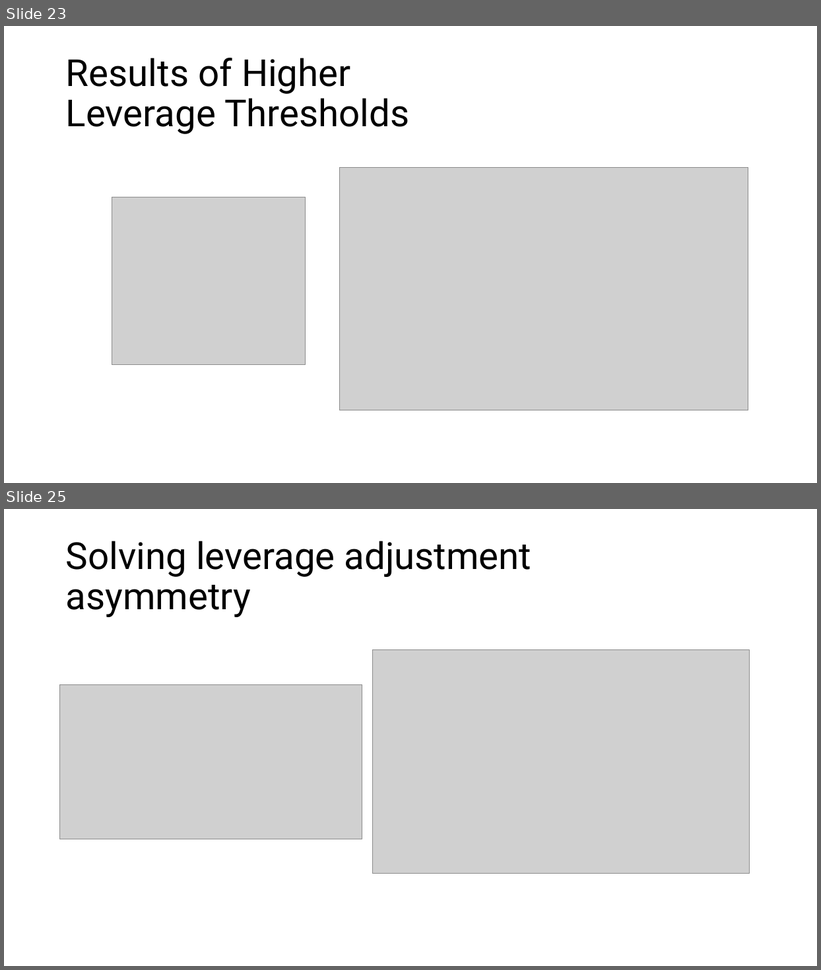
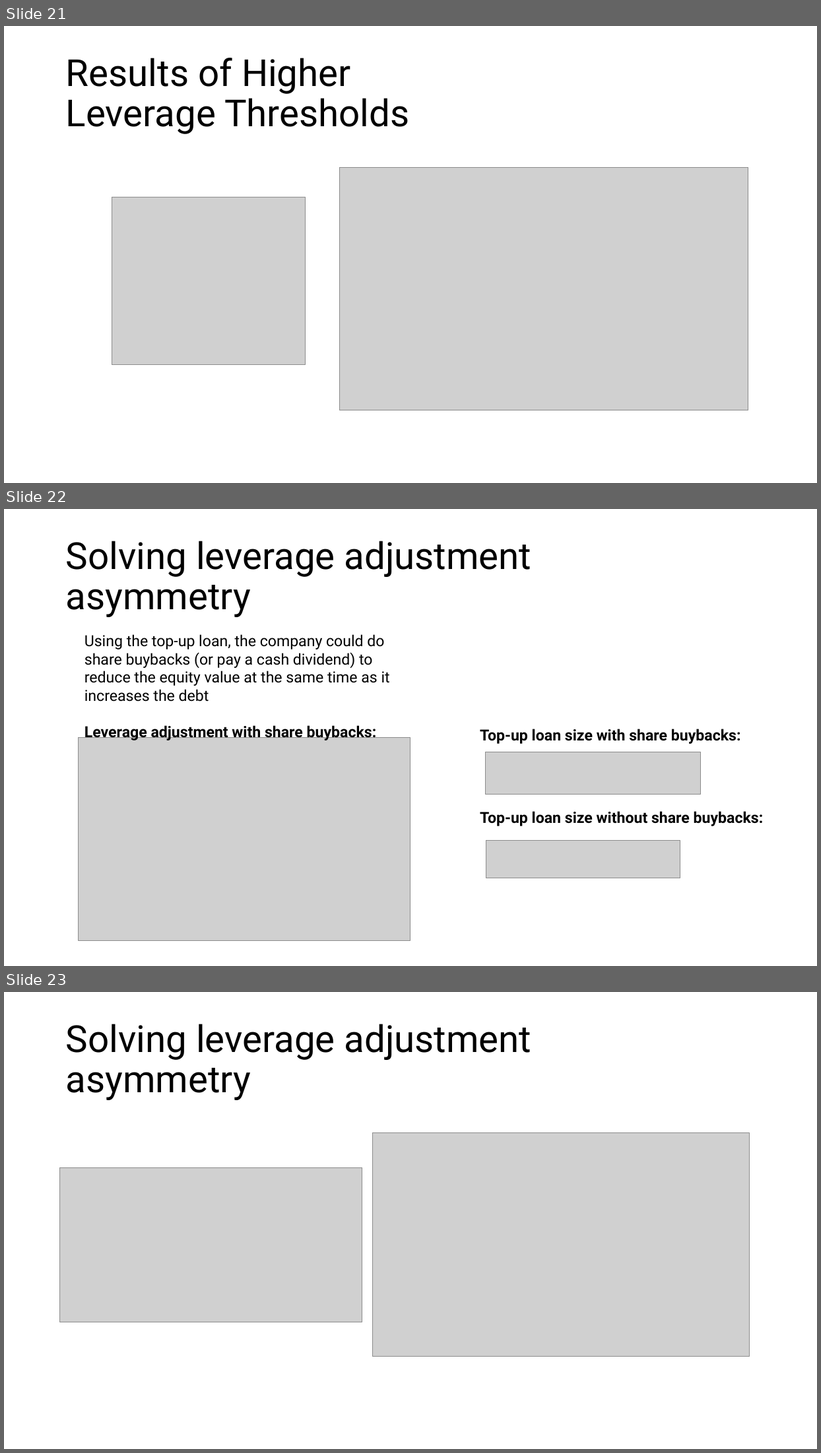
Before and after one commit to steinarb1234/DCL_coco_bond, a slide deck: Enhancing Bank Robustness through Dynamic Control of Leverage.pptx. Shown one above the other, each under a label of ours: slides 23 and 25 before the commit, slides 21, 22 and 23 after it; the slides between them are not shown. The pictures are 821x970 and 821x1453 pixels, drawn with LibreOffice and Linux fonts; fonts in the diff are those of the drawing; grey boxes stand for pictures. Boxes give left, top, right and bottom in pixels: in the first picture for what was removed or moved away, otherwise in the second. Text is boxed around its words. In the diff, an @@ line names an element or a change of style, - is before the commit and + after.

```diff
--- a/Enhancing Bank Robustness through Dynamic Control of Leverage.pptx
+++ b/Enhancing Bank Robustness through Dynamic Control of Leverage.pptx
@@ slide 22 added at bbox=[4, 509, 817, 966], background #FFFFFF @@
@@ title added at bbox=[66, 541, 532, 617], 44 pt, text #000000 @@
+Solving leverage adjustment asymmetry
@@ text added at bbox=[85, 634, 390, 741], 18 pt, text #000000 @@
+Using the top-up loan, the company could do share buybacks (or pay a cash dividend) to reduce the equity value at the same time as it increases the debt
+Leverage adjustment with share buybacks:
@@ picture added at bbox=[79, 738, 411, 941] @@
@@ text added at bbox=[480, 729, 741, 744], 18 pt, text #000000, bold @@
+Top-up loan size with share buybacks:
@@ picture added at bbox=[486, 753, 700, 795] @@
@@ text added at bbox=[480, 811, 764, 826], 18 pt, text #000000, bold @@
+Top-up loan size without share buybacks:
@@ picture added at bbox=[486, 841, 680, 879] @@
@@ what was slide 23 is now slide 21 @@
@@ what was slide 25 is now slide 23 @@
```
Also in this commit, not shown: 16 slides changed, 2 other slides added, 4 slides removed.
